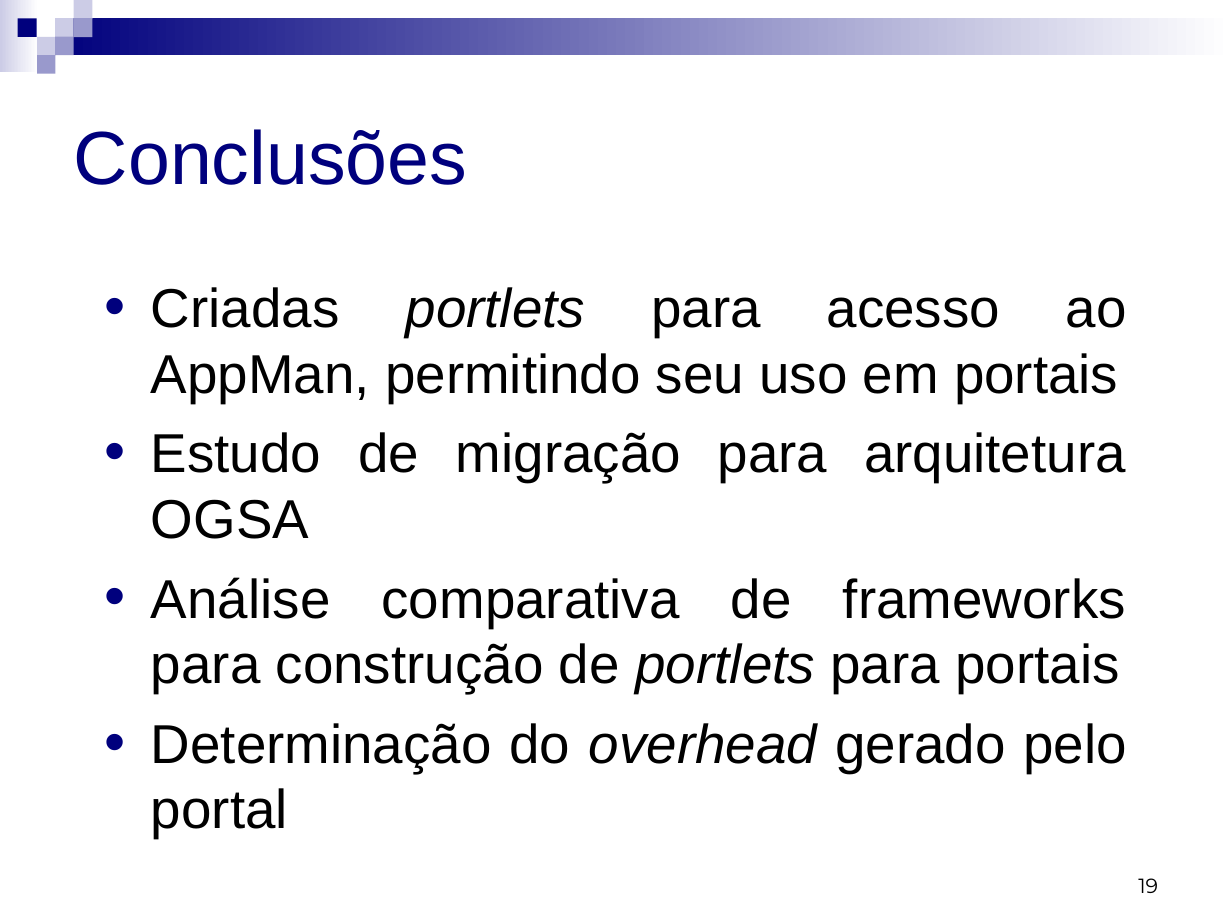
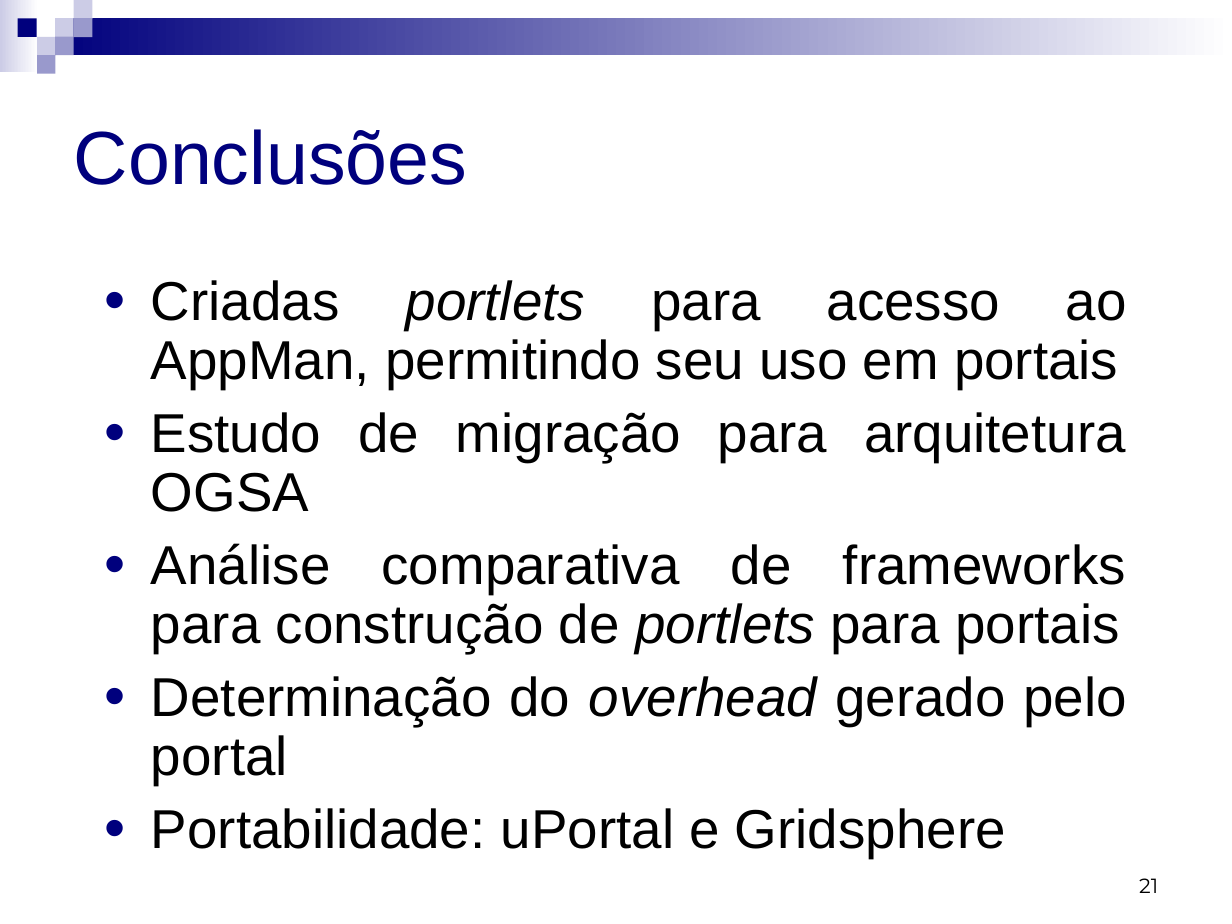
Before and after one commit to micheldavid/tcc-michel, a slide deck: slide 21 of Apresentação/Michel David da Costa - Apresentação.ppt (slide 19 before the commit). Drawn at 1232x924 pixels with LibreOffice and Linux fonts; fonts in the diff are those of the drawing. Boxes give left, top, right and bottom in pixels: in the first picture for what was removed or moved away, otherwise in the second. Text is boxed around its words. In the diff, an @@ line names an element or a change of style, - is before the commit and + after.

```diff
--- a/Apresentação/Michel David da Costa - Apresentação.ppt
+++ b/Apresentação/Michel David da Costa - Apresentação.ppt
@@ text at (151,280,1127,785): line spacing 1 to 0.9 @@
@@ text at (151,808,1006,858): paragraph added @@
+• Portabilidade: uPortal e Gridsphere
@@ page number at (1139,878,1158,893): text changed @@
-19
+21
```
Also in this commit, not shown: 8 other slides changed, 3 slides added.
